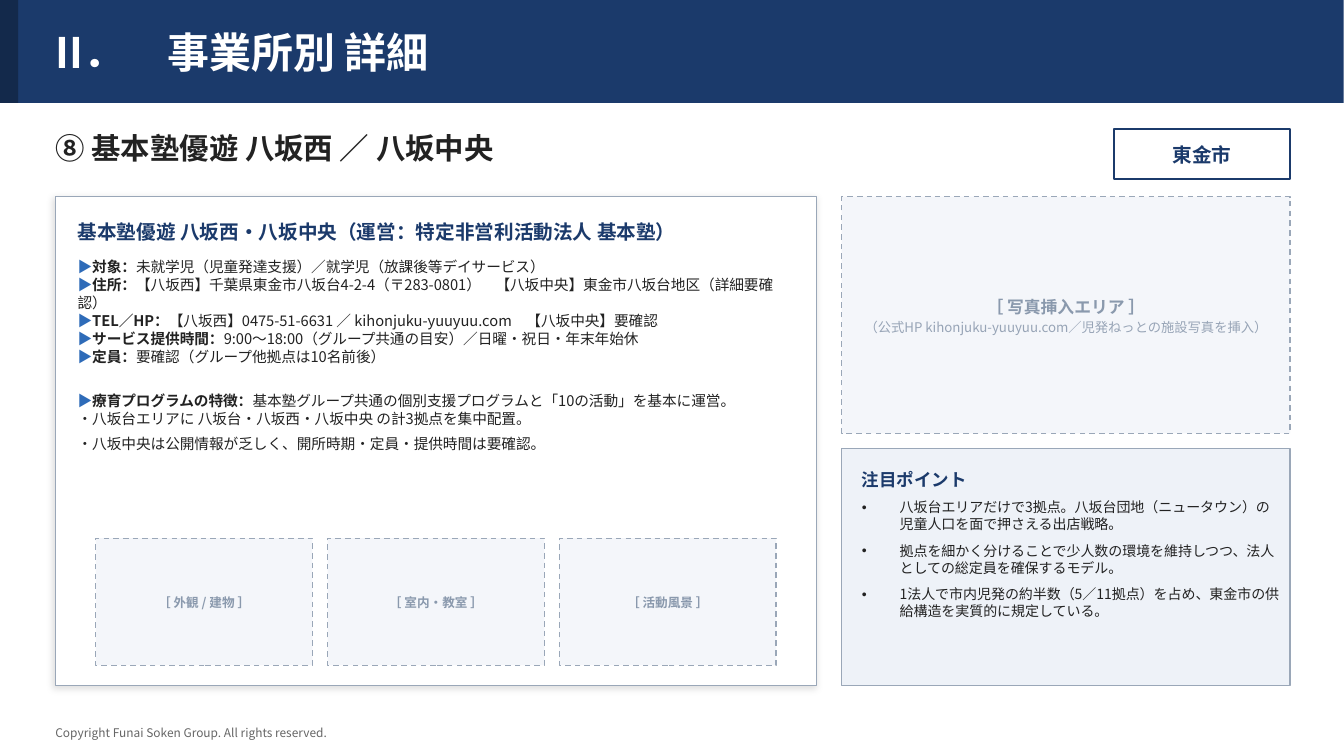
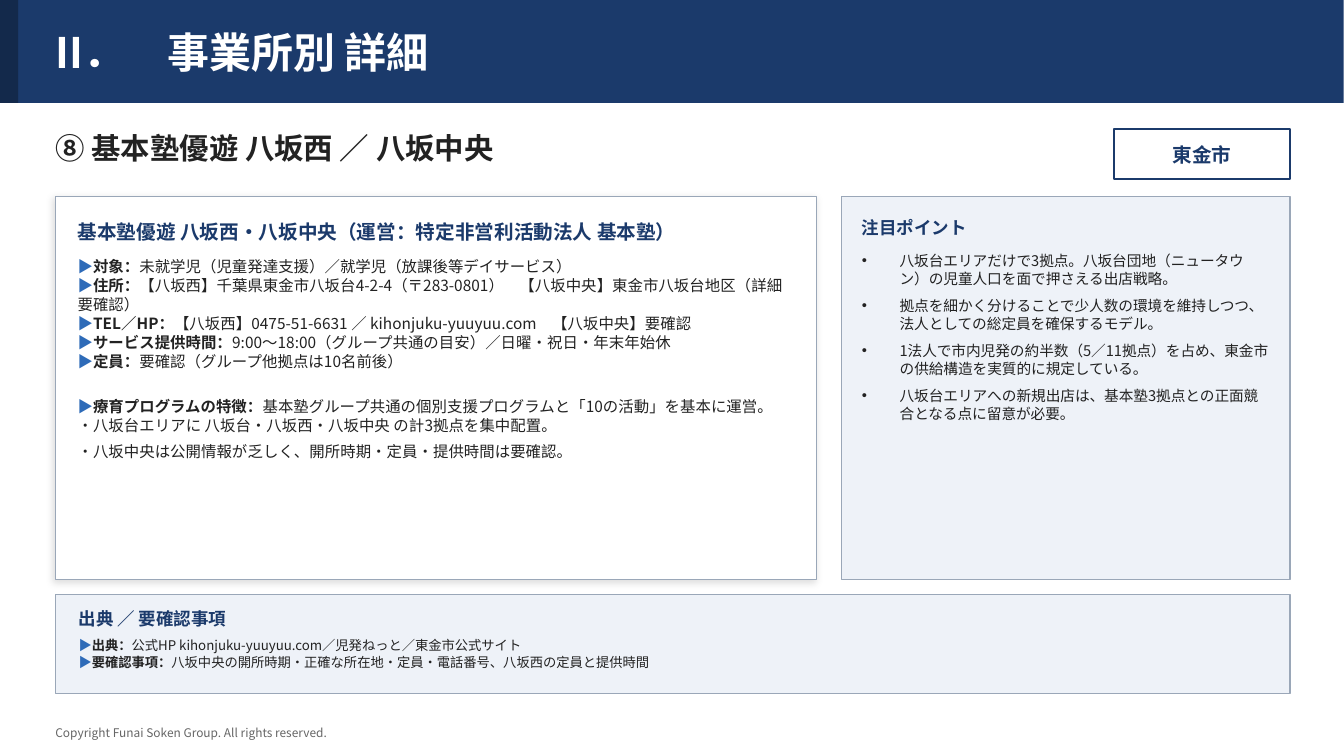
Before and after one commit to efejdjeifienfneafnwaj/-, a slide deck: slide 11 of 東金市_児童発達支援_事業所調査.pptx. Drawn at 1344x756 pixels with LibreOffice and Linux fonts; fonts in the diff are those of the drawing. Boxes give left, top, right and bottom in pixels: in the first picture for what was removed or moved away, otherwise in the second. Text is boxed around its words. In the diff, an @@ line names an element or a change of style, - is before the commit and + after.

```diff
--- a/東金市_児童発達支援_事業所調査.pptx
+++ b/東金市_児童発達支援_事業所調査.pptx
@@ rectangle: place and size @@
-rectangle at (55,197,817,686)
+rectangle at (55,197,817,580)
@@ rectangle: place and size @@
-rectangle at (842,449,1291,686)
+rectangle at (842,197,1291,580)
@@ rectangle removed at (842,197,1291,434) @@
-［ 写真挿入エリア ］
-（公式HP kihonjuku-yuuyuu.com／児発ねっとの施設写真を挿入）
@@ text "注目ポイント": place and size @@
-text "注目ポイント" at (862,471,967,488)
+text "注目ポイント" at (862,219,967,236)
@@ text "▶対象：未就学児（児童発達支援）／就学児（放課後等デイサービス）" at (78,259,782,459): size 10.5 to 11 pt @@
@@ text "八坂台エリアだけで3拠点。八坂台団地（ニュータウン）の児童人口を面で押さえる出店戦略。": place and size @@
-text "八坂台エリアだけで3拠点。八坂台団地（ニュータウン）の児童人口を面で押さえる出店戦略。" at (900,500,1280,617)
+text "八坂台エリアだけで3拠点。八坂台団地（ニュータウン）の児童人口を面で押さえる出店戦略。" at (900,253,1269,420)
@@ text at (900,253,1269,375): size 10 to 10.5 pt in "八坂台エリアだけで3拠点。八坂台団地（ニュータウン）の児童人口を面で押さえる出店戦略。", "拠点を細かく分けることで少人数の環境を維持しつつ、法人としての総定員を確保するモデル。", "1法人で市内児発の約半数（5／11拠点）を占め、東金市の供給構造を実質的に規定している。" @@
@@ text at (900,388,1259,420): paragraph added @@
+• 八坂台エリアへの新規出店は、基本塾3拠点との正面競合となる点に留意が必要。
@@ rectangle removed at (96,538,313,665) @@
-［ 外観 / 建物 ］
@@ rectangle removed at (328,538,544,665) @@
-［ 室内・教室 ］
@@ rectangle removed at (560,538,776,665) @@
-［ 活動風景 ］
@@ rectangle added at (55,595,1291,694), fill #EEF2F8, outline #9AA7B8 1 pt @@
@@ text added at (79,608,226,631), 12.5 pt, text #1B3A6B, bold @@
+出典 ／ 要確認事項
@@ text added at (79,638,650,669), 9.5 pt, text #222222 @@
+▶出典：公式HP kihonjuku-yuuyuu.com／児発ねっと／東金市公式サイト
+▶要確認事項：八坂中央の開所時期・正確な所在地・定員・電話番号、八坂西の定員と提供時間
```
Also in this commit, not shown: 9 other slides changed.
